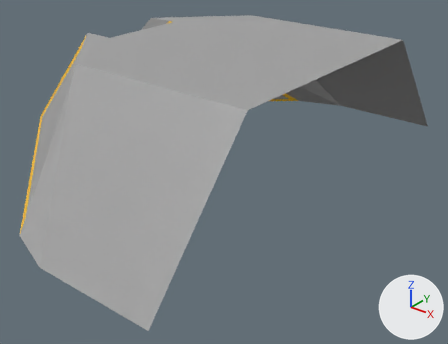
Before and after pictures for a commit that changed the FBX model Ole/3D Assets/TheArx/Arx2/StairBlock.fbx.
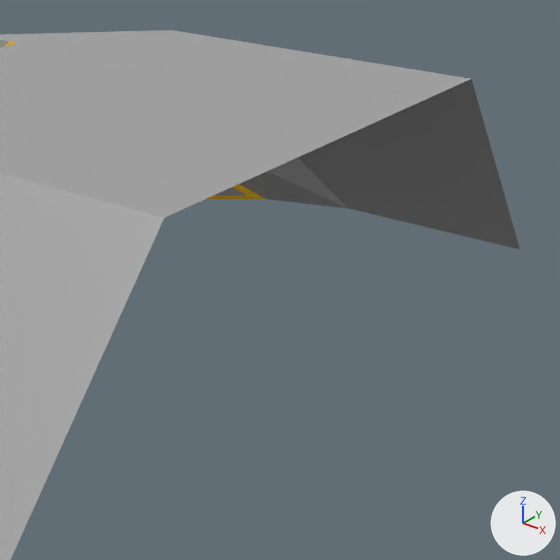
Each version is shown whole from a 50 mm lens placed at (3.216, -2.313, 1.389), pointed at (1.339, 0.033, -0.066), then close up on the part from 37% to 100% of the width and 0% to 82% of the height. Lighting does not change. The marker at lower right points along +X, +Y and +Z. Where no turn or scale is listed for an object, it has been applied to the vertices.

Names of what the first close-up shows: 'StairBlock'.
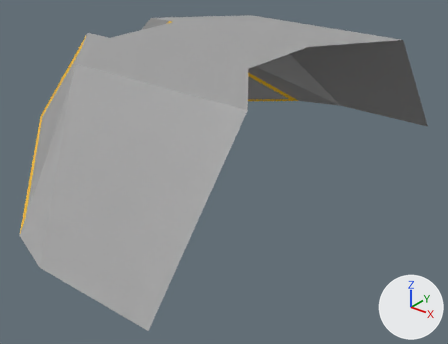
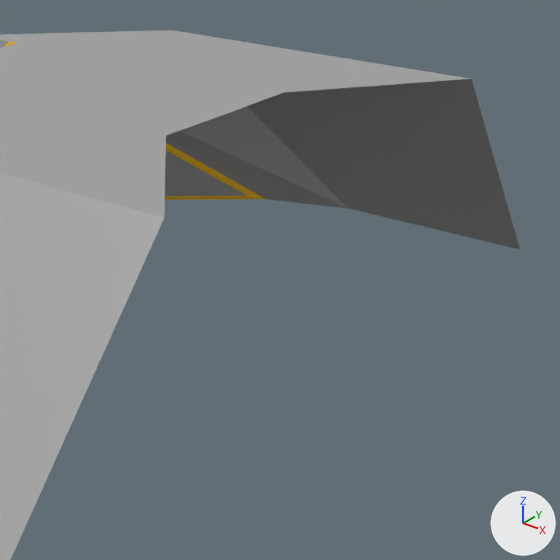
The change, as a diff of the scene's bpy script:
```diff
--- a/Ole/3D Assets/TheArx/Arx2/StairBlock.fbx.py
+++ b/Ole/3D Assets/TheArx/Arx2/StairBlock.fbx.py
@@ me_mesh @@
 me_mesh.from_pydata(...)  # 36 vertices, 30 faces; spans x -0.84..1.13, y -1.19..1.19, z -0.31..0.31
 # used by ob_stairblock; location = (0.857, 0.0, 0.315)
 # before: 10 (1.13, -0.24, 0.31) at pixel (286, 162), 12 (1.13, 0.0, 0.31) at pixel (344, 136), 23 (1.13, 0.24, 0.31) at pixel (395, 113)
+# me_mesh part 1
+for i in [10, 12, 23]: me_mesh.vertices[i].co += Vector((-0.3, 0.0, 0.0))
 me_mesh.materials.append(mat_darkgrey)
```

Where the change shows, as pixel boxes [x1, y1, x2, y2] in the close-ups (560 x 560 px; the box of a moved part takes in the faces that stretch with it):
part 1 of me_mesh, moved or reshaped: [0, 30, 470, 218] in both
